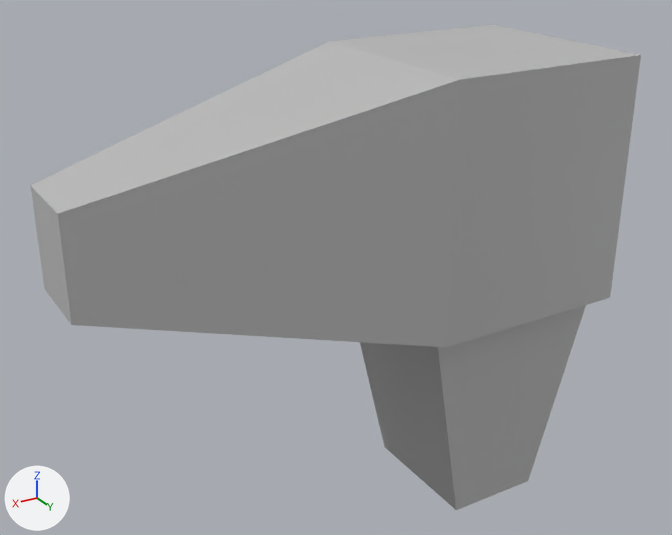
Two versions of the FBX model Gremlins/Assets/Meshes/HairDryer.fbx, one commit apart.
The view is the same before and after, from a camera (50 mm lens) standing at (27.8, 33.6, 18.1) and looking at (7.2, -0.7, 1.0). Lighting does not change. The marker at lower left points along +X, +Y and +Z. Where no turn or scale is listed for an object, it has been applied to the vertices.

The first picture shows 'BackShell', 'FrontShell'.
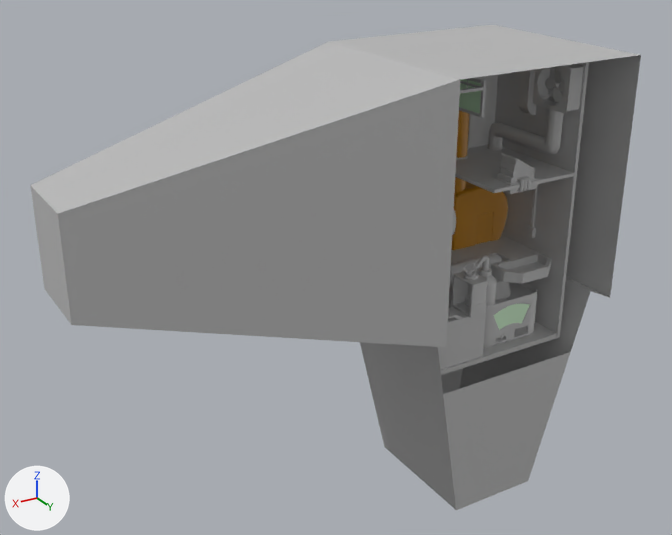
Where the newer file only moved an object's origin or applied its transform, the numbers keep the older frame.

Boxes [x1, y1, x2, y2] around the edits, measured in the pictures (672 x 535 px):
'BackShell', hidden
    before: [438, 55, 641, 394]
'Wall0', unchanged, uncovered by the edit
    after: [495, 62, 589, 338]
'Floor6', unchanged, uncovered by the edit
    after: [455, 145, 575, 193]
'Floor1', unchanged, uncovered by the edit
    after: [451, 235, 551, 284]
'GlassRoom', unchanged, uncovered by the edit
    after: [452, 182, 508, 250]

Diff of the bpy script that builds the scene:
```diff
--- a/Gremlins/Assets/Meshes/HairDryer.fbx.py
+++ b/Gremlins/Assets/Meshes/HairDryer.fbx.py
@@ ob_backshell @@
 ob_backshell.location = (-27.28, -372.0, -326.0)
+ob_backshell.hide_viewport = True
```
